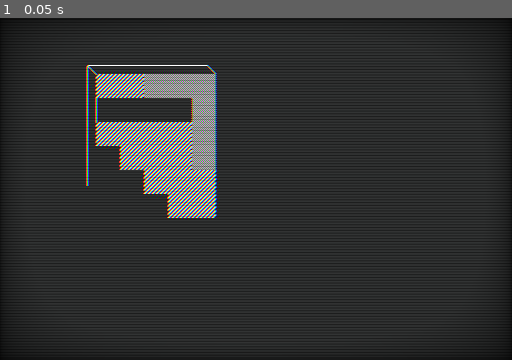
Above: before the commit, frame 1.
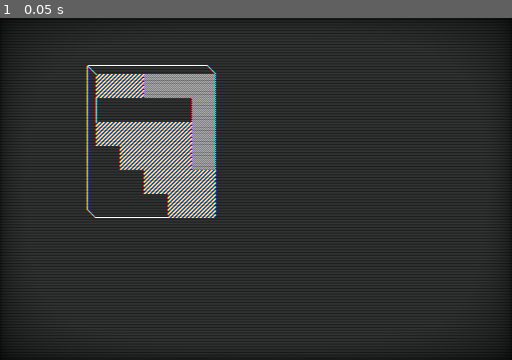
Above: after the commit, the same moment.

Repository: microaeris/ggj-2021
Game: Godot game, scene res://scenes/main.tscn
The game is run twice, just before and just after one commit, with the same random seed, the same clock (stepped at 60 frames per second) and the same inputs. The project has no main scene, so this scene is started directly.
Inputs:
- Up to frame 1 (0.05 s): no input

The runs differ from the first frame. In frame 1, 0.1% of the frame differs, in the area x 16-34%, y 49-59%.

Commit message:
Fixed last rendering issue SMH. I should have united  tested the copy function more carefully..

Diff:
--- a/scripts/renderer.gd
+++ b/scripts/renderer.gd
@@ -147,8 +147,6 @@
 
 func _ready():
 	pass
-#	var map_name = "TestMap1.map"  # TODO(jm) Don't hardcode
-#	$Map.load_map(map_name)
 
 	# Code to test adding infront voxels stufffff
 #	var pos: Vector2 = Vector2(20, 10)
@@ -256,6 +254,11 @@
 		(point.x >= SCREEN_CHAR_WIDTH)
 
 
+func is_less_than_screen_range(point: Vector2) -> bool:
+	return (point.y < 0) or \
+		(point.x < 0)
+
+
 func in_screen_range(point: Vector2) -> bool:
 	return (point.y >= 0) and (point.x >= 0) and \
 		(point.y < SCREEN_CHAR_HEIGHT) and (point.x < SCREEN_CHAR_WIDTH)
@@ -275,9 +278,12 @@
 		return false
 
 	var src_width: int = len(src[0])
+	for row in src:
+		src_width = max(src_width, len(row))
+
 	var src_height: int = len(src)
 	var end_of_image: Vector2 = dest + Vector2(src_width, src_height)
-	if not in_screen_range(end_of_image):
+	if is_less_than_screen_range(dest) and is_less_than_screen_range(end_of_image):
 		# Nothing to copy
 		return false
 
@@ -305,7 +311,6 @@
 
 
 func draw_1x1_voxel(pos: Vector2) -> bool:
-	# FIXME - check that pos is in bounds and handle drawing part of a cube
 	_copy_into_screen_buffer(VOXEL_1x1, pos)
 	return true
 
@@ -1041,8 +1046,6 @@
 	var voxel_screen_space_pos: Vector2 = top_left_of_camera_center_voxel + \
 		Vector2(screen_space_dist_x, screen_space_dist_y)
 
-	if pos.z >= 7:
-		pass
 	if is_valid_screen_space_pos(voxel_screen_space_pos):
 		return voxel_screen_space_pos
 	else:
@@ -1090,9 +1093,6 @@
 
 				var cur_pos: Vector2 = voxel_map_space_to_screen_space(map_pos)
 				if cur_pos == Vector2(-1, -1):
-					continue
-
-				if map_pos.z == 7:
 					continue
 
 				if $Map.voxel_exists_at_pos(map_pos):
--- a/tests/test_renderer.gd
+++ b/tests/test_renderer.gd
@@ -20,8 +20,8 @@
 #	"_test_draw_heart",
 #	"_test_draw_diag",
 #	"_test_voxel_map_space_to_screen_space",
-	# "_test_draw_level_1",
-	"_test_small_map",
+	"_test_draw_level_1",
+	# "_test_small_map",
 ]
 
 ## Builtin Callbacks
@@ -30,6 +30,7 @@
 	for test in test_bench:
 		assert(call(test), "Test failed: " + test)
 	print("All tests passed.")
+
 
 ##
 
@@ -734,7 +735,7 @@
 	$Renderer/Map.set_map(map)
 	$Renderer.clear_screen_buffer()
 	# $Renderer.set_camera_center($Renderer/Map.get_center_pos())
-	$Renderer.set_camera_center(Vector3(0,0,7))
+	$Renderer.set_camera_center(Vector3(0,0,0))
 	$Renderer.draw_map()
 	$Renderer.update_screen()
 	return true
